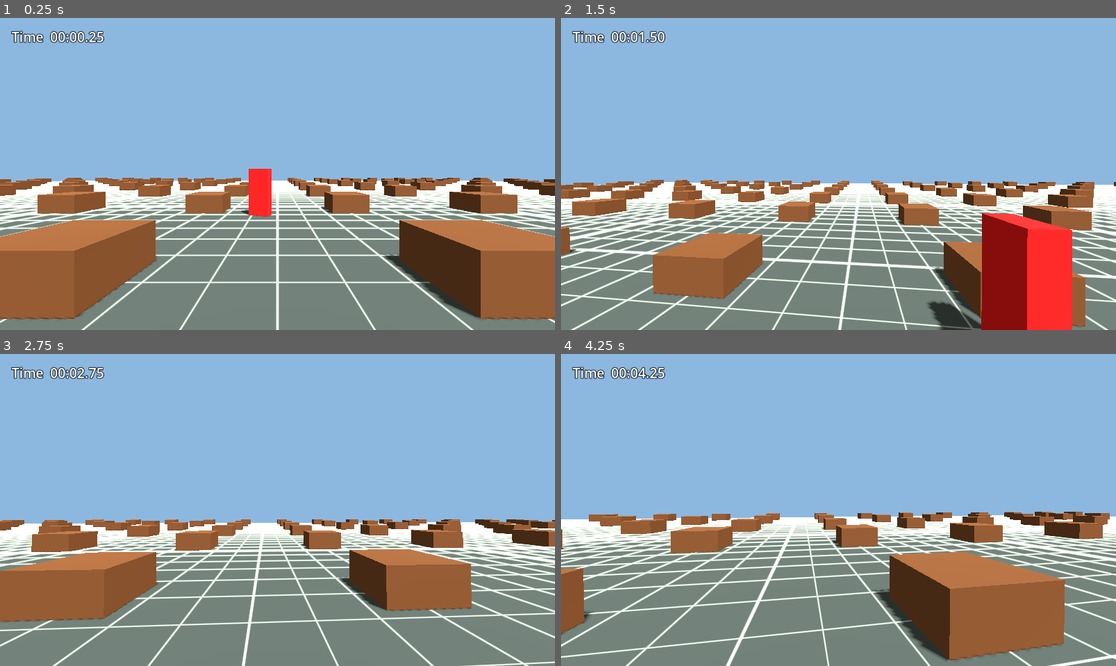
Above: before the commit, frames 1-4 (two rows, left to right).
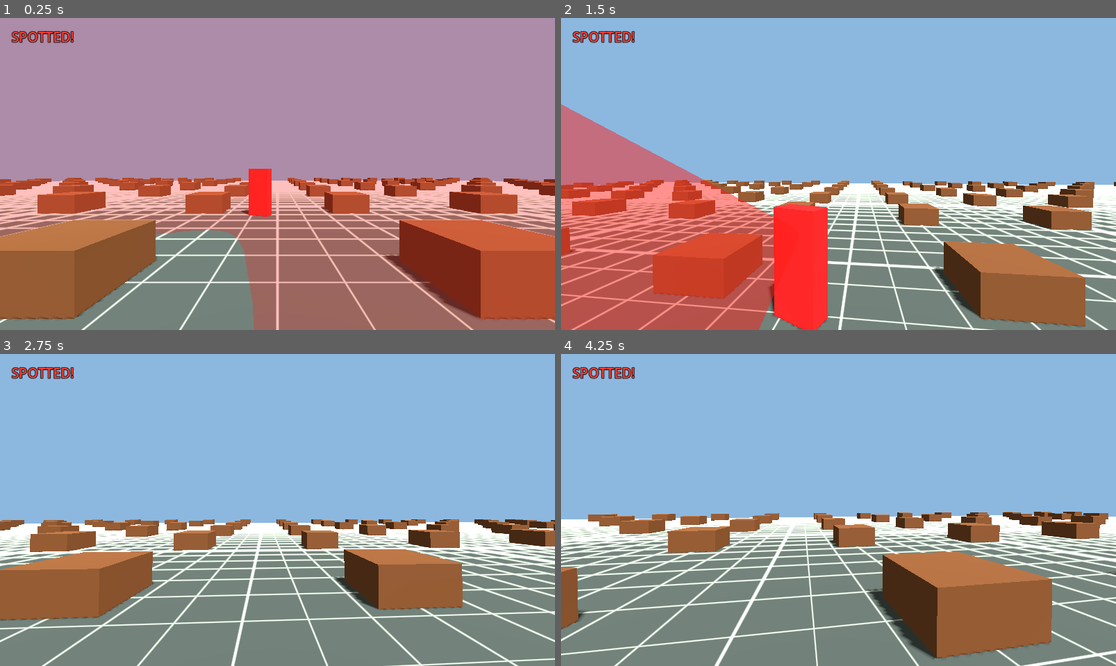
Above: after the commit, the same moments.

Repository: student-7553/brackeys-2026-2-class-star
Game: Godot game, scene res://scenes/main.tscn
The game is run twice, just before and just after one commit, with the same random seed, the same clock (stepped at 60 frames per second) and the same inputs.
Inputs (mouse positions are in pixels of both pictures, inside the frame that each line leads up to):
- Up to frame 1 (0.25 s): no input
- Up to frame 2 (1.5 s): move the mouse to (866, 174) at 0.52 s; hold W (move_forward) from 0.53 s (still down); tap Space (jump) at 0.77 s; move the mouse to (810, 174) at 1.27 s
- Up to frame 3 (2.75 s): keep holding W (move_forward); tap Space (jump) at 1.52 s; move the mouse to (288, 503) at 2.02 s
- Up to frame 4 (4.25 s): keep holding W (move_forward); move the mouse to (832, 516) at 2.77 s; tap Space (jump) at 3.02, 3.77 s; move the mouse to (877, 513) at 3.52 s

The runs differ from the first frame. In frame 1, 85% of the frame differs, in the area x 0-100%, y 0-100%; in frame 2, 31%; in frame 3, 10%; in frame 4, 13%.

Commit message:
Added basic teacher vision logic

Diff:
--- a/scenes/teacher.tscn
+++ b/scenes/teacher.tscn
@@ -1,6 +1,7 @@
-[gd_scene load_steps=5 format=3]
+[gd_scene load_steps=6 format=3]
 
 [ext_resource type="Script" path="res://scripts/teacher.gd" id="1_teacher"]
+[ext_resource type="Script" path="res://scripts/teacher_vision.gd" id="2_vision"]
 
 [sub_resource type="StandardMaterial3D" id="StandardMaterial3D_teacher"]
 albedo_color = Color(0.85, 0.12, 0.12, 1)
@@ -24,3 +25,6 @@
 [node name="CollisionShape3D" type="CollisionShape3D" parent="."]
 transform = Transform3D(1, 0, 0, 0, 1, 0, 0, 0, 1, 0, 0.9, 0)
 shape = SubResource("BoxShape3D_teacher")
+
+[node name="TeacherVision" type="Node3D" parent="."]
+script = ExtResource("2_vision")
--- a/scripts/game_manager.gd
+++ b/scripts/game_manager.gd
@@ -51,6 +51,16 @@
 	game_stopped.emit()
 
 
+func on_player_spotted() -> void:
+	if not is_running:
+		return
+	stop_game()
+	if teacher != null and is_instance_valid(teacher):
+		teacher.set_physics_process(false)
+	_time_label.text = "SPOTTED!"
+	_time_label.add_theme_color_override("font_color", Color(1.0, 0.25, 0.2))
+
+
 func _spawn_player() -> void:
 	if player != null and is_instance_valid(player):
 		player.queue_free()
@@ -69,6 +79,9 @@
 	teacher.position = TEACHER_SPAWN_POSITION
 	add_child(teacher)
 	teacher.start_moving(tables)
+	var vision := teacher.get_node("TeacherVision") as TeacherVision
+	if vision != null:
+		vision.setup(player, self)
 	teacher_spawned.emit(teacher)
 
 
--- /dev/null
+++ b/scripts/teacher_vision.gd
@@ -0,0 +1,97 @@
+class_name TeacherVision
+extends Node3D
+
+signal player_spotted(player: Node3D)
+
+@export var vision_range := 8.0
+@export var vision_fov := 60.0
+@export var eye_height := 1.4
+@export var cone_color := Color(1.0, 0.12, 0.1, 0.28)
+
+var player: Node3D
+var game_manager: GameManager
+
+var _has_spotted := false
+var _cone: MeshInstance3D
+
+
+func _ready() -> void:
+	_build_cone()
+
+
+func setup(watched_player: Node3D, manager: GameManager) -> void:
+	player = watched_player
+	game_manager = manager
+	_has_spotted = false
+
+
+func _physics_process(_delta: float) -> void:
+	if _has_spotted:
+		return
+	if player == null or not is_instance_valid(player):
+		return
+	if not _is_player_in_cone():
+		return
+	if not _has_line_of_sight():
+		return
+
+	_has_spotted = true
+	player_spotted.emit(player)
+	if game_manager != null:
+		game_manager.on_player_spotted()
+
+
+func _is_player_in_cone() -> bool:
+	var origin := _eye_position()
+	var to_player := _player_aim_point() - origin
+	var distance := to_player.length()
+	if distance > vision_range or distance < 0.001:
+		return false
+
+	var forward := -global_transform.basis.z
+	return forward.angle_to(to_player) <= deg_to_rad(vision_fov * 0.5)
+
+
+func _has_line_of_sight() -> bool:
+	var space := get_world_3d().direct_space_state
+	var origin := _eye_position() + (-global_transform.basis.z) * 0.25
+	var query := PhysicsRayQueryParameters3D.create(origin, _player_aim_point())
+	var teacher := get_parent()
+	if teacher is CollisionObject3D:
+		query.exclude = [teacher.get_rid()]
+
+	var hit := space.intersect_ray(query)
+	if hit.is_empty():
+		return true
+	return hit.collider == player
+
+
+func _eye_position() -> Vector3:
+	return global_position + Vector3.UP * eye_height
+
+
+func _player_aim_point() -> Vector3:
+	return player.global_position + Vector3.UP * 0.9
+
+
+func _build_cone() -> void:
+	var mesh := CylinderMesh.new()
+	mesh.top_radius = 0.01
+	mesh.bottom_radius = vision_range * tan(deg_to_rad(vision_fov * 0.5))
+	mesh.height = vision_range
+	mesh.radial_segments = 24
+
+	var material := StandardMaterial3D.new()
+	material.transparency = BaseMaterial3D.TRANSPARENCY_ALPHA
+	material.shading_mode = BaseMaterial3D.SHADING_MODE_UNSHADED
+	material.albedo_color = cone_color
+	material.cull_mode = BaseMaterial3D.CULL_DISABLED
+	material.no_depth_test = false
+	mesh.material = material
+
+	_cone = MeshInstance3D.new()
+	_cone.mesh = mesh
+	_cone.cast_shadow = GeometryInstance3D.SHADOW_CASTING_SETTING_OFF
+	_cone.rotation_degrees = Vector3(90.0, 0.0, 0.0)
+	_cone.position = Vector3(0.0, eye_height, -vision_range * 0.5)
+	add_child(_cone)
Not shown, added: scripts/teacher_vision.gd.uid
